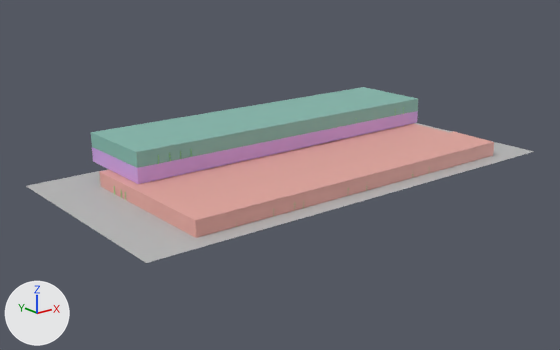
A saved change to the FBX model Modelos/BUA_Edificio.fbx.
The view is the same before and after, from a 50 mm lens placed at (-167.4, -199.0, 78.1), pointed at (-7.6, 0.7, -1.8). Lighting does not change. The marker at lower left points along +X, +Y and +Z. Where no turn or scale is listed for an object, it has been applied to the vertices. Vertices at the same position are counted once.

Script lines for the objects in view, before the commit:
```python
me_cube_000 = bpy.data.meshes.new('Cube.000')
me_cube_000.from_pydata([(-82.0, -33.0, 0.0), (82.0, -33.0, 0.0), (-82.0, 45.0, 0.0), (82.0, 45.0, 0.0)], [], [(0, 1, 3, 2)])
me_cube_000.materials.append(mat_suelo)  # grey #bcbcbc
me_wall_000 = bpy.data.meshes.new('Wall.000')
me_wall_000.from_pydata(...)  # 448 vertices, 258 faces; spans x -111.0..14.2, y -10.5..20.2, z -2.2..3.1
# faces by material slot: [252, 6]
me_wall_000.materials.append(mat_material)  # green #a2e792
me_wall_000.materials.append(mat_p1)  # purple #d2a5e7
me_wall_001 = bpy.data.meshes.new('Wall.001')
me_wall_001.from_pydata(...)  # 1047 vertices, 625 faces; spans x -64.2..64.7, y -34.0..29.0, z 0.0..5.4
# faces by material slot: [604, 21]
me_wall_001.materials.append(mat_material)  # green #a2e792
me_wall_001.materials.append(mat_material_001)  # pink #e7a8a0
me_wall_002 = bpy.data.meshes.new('Wall.002')
me_wall_002.from_pydata(...)  # 471 vertices, 245 faces; spans x -111.0..14.2, y -10.8..20.2, z -1.7..3.3
# faces by material slot: [20, 6, 219]
me_wall_002.materials.append(mat_material)  # green #a2e792
me_wall_002.materials.append(mat_p2)  # cyan #86bcaf
me_wall_002.materials.append(mat_material_002)  # green #a2e792
ob_paredes_planta_baja = bpy.data.objects.new('Paredes Planta Baja', me_wall_001)
ob_paredes_planta_baja.location = (0.0, 0.0, 0.0)
ob_paredes_primera_planta = bpy.data.objects.new('Paredes Primera Planta', me_wall_000)
ob_paredes_primera_planta.location = (50.1, 13.5, 7.3)
ob_paredes_segunda_planta = bpy.data.objects.new('Paredes Segunda Planta', me_wall_002)
ob_paredes_segunda_planta.location = (50.1, 13.5, 12.0)
ob_plano = bpy.data.objects.new('Plano', me_cube_000)
ob_plano.location = (-1.0, -7.0, 0.0)
```
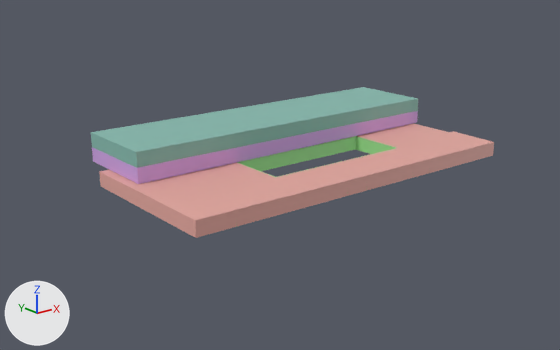
Commit message: Mejoras Edificio sin suelos y techos

Where the change shows, as pixel boxes (x1, y1, x2, y2) in the pictures (560 x 350 px; the box of a moved part takes in the faces that stretch with it):
'Plano', deleted
    before: (26, 123, 534, 263)
part 1 of me_wall_001, moved or reshaped
    before: (114, 174, 413, 217)
    after: (99, 132, 493, 220)
part 2 of me_wall_000, moved or reshaped
    both: (101, 120, 417, 168)

The change, as a list of edits to the scene's bpy script:
```text
Change me_wall_001:
    used by ob_paredes_planta_baja; location = (0.0, 0.0, 0.0)
    remove me_wall_001.from_pydata(...)  # 1047 vertices, 625 faces; spans x -64.2..64.7, y -34.0..29.0, z 0.0..5.4
    add me_wall_001.from_pydata(...)  # 1042 vertices, 637 faces; spans x -64.0..64.7, y -33.9..29.0, z 0.0..5.4
    me_wall_001 part 1: 73 vertices moved from x -64.2..62.6, y -34.0..12.7, z 0.0..2.7 to x -64.0..62.6, y -33.9..12.7, z 0.0..2.7; 111 vertices removed from x -64.2..60.6, y -30.8..10.2, z 0.0..2.7; 106 vertices added at x -64.0..60.4, y -30.8..10.0, z 0.0..5.2
Change me_wall_000:
    used by ob_paredes_primera_planta; location = (50.1, 13.5, 7.3)
    remove me_wall_000.from_pydata(...)  # 448 vertices, 258 faces; spans x -111.0..14.2, y -10.5..20.2, z -2.2..3.1
    add me_wall_000.from_pydata(...)  # 454 vertices, 254 faces; spans x -111.0..14.2, y -10.5..20.2, z -2.2..3.1
    me_wall_000 part 2
    4 vertices are removed from x -46.5..-0.5, y 0.2..4.2, z -1.7..1.0
    31 faces are deleted
    10 vertices in x -61.7..-46.7, y 1.2..4.2, z -1.7..1.0 move by (0.0, 0.1, 0.0)
    6 vertices in x -63.6..-28.6, y -7.5..-7.3, z 1.0 move by (0.0, 0.1, -1.3)
    4 vertices in x -46.8..-46.6, y -4.1, z -1.7..1.0 move by (0.0, 0.3, 0.0)
    4 vertices in x -100.9, y -8.9..-8.7, z -1.7..1.0 move by (0.2, 0.0, 0.0)
    4 vertices in x -61.8, y 1.1..1.3, z -1.7..1.0 move by (0.1, 0.0, 0.0)
    4 vertices in x -53.7, y -1.6..-1.4, z -1.7..1.0 move by (-0.1, 0.0, 0.0)
    4 vertices move from x -63.7..-0.3, y -10.0..0.2, z -1.7..1.0 to x -63.7..-0.3, y -10.0..0.4, z -1.7..1.0
    10 vertices are added at x -111.0..14.2, y -10.5..4.3, z -2.0..1.0
    21 new faces join them, mat_material (green #a2e792)
    6 new faces join them, mat_p1 (purple #d2a5e7)
Remove ob_plano:
    ob_plano = bpy.data.objects.new('Plano', me_cube_000)
    ob_plano.location = (-1.0, -7.0, 0.0)
```
